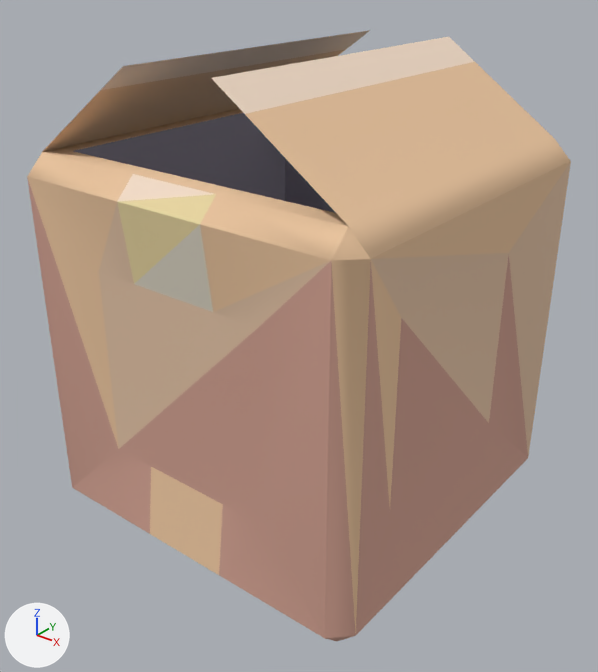
The glTF model example_game/world/props/box-open.prop/model.glb as it was, and as the next commit left it.
Before and after are seen from a 50 mm lens placed at (0.792, -1.008, 0.898), pointed at (0.012, -0.033, 0.294). The axes (+X, +Y, +Z) are drawn at lower left. The lights are the same throughout. The older version comes first. Vertices at exactly the same position are counted once.

Objects in the first picture: 'model'.
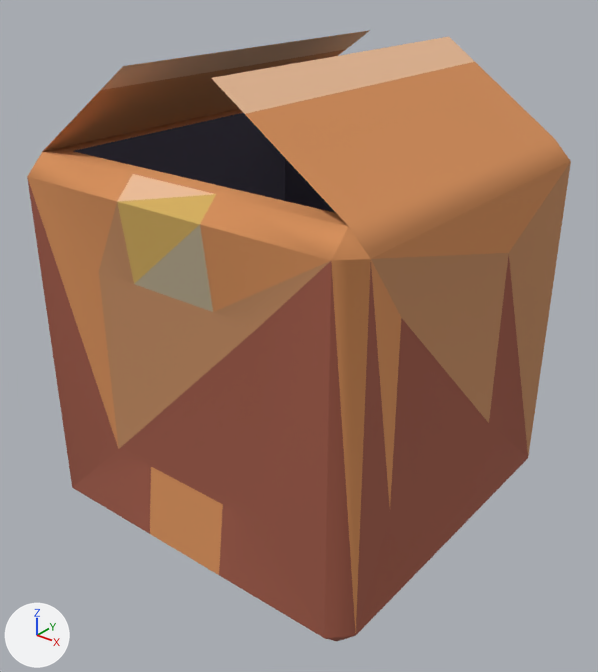
Pixel boxes [x1, y1, x2, y2] of what changed, in the pictures (598 x 672 px):
```json
{"part": 1, "of": "me_model", "change": "recoloured", "before": [27, 31, 571, 633], "after": [27, 31, 571, 633], "on screen": "beige to orange"}
{"part": 2, "of": "me_model", "change": "recoloured", "before": [27, 113, 528, 641], "after": [27, 113, 528, 641], "on screen": "beige to brown"}
```

The change, as JSON lines over the scene's bpy script:
```json
{"block": "me_model", "where": "me_model.from_pydata(...)  # 80 vertices, 140 faces; spans x -0.312..0.312, y -0.312..0.312, z -0.02..0.746"}
{"block": "me_model", "where": "# used by ob_model"}
{"block": "me_model", "change": "me_model part 1: 81 faces centred in x -0.302..0.302, y -0.307..0.307, z -0.02..0.734 are repainted in the vertex colours; the middle colour goes from beige #edc7a0 to orange #d9915a"}
{"block": "me_model", "change": "me_model part 2: 59 faces centred in x -0.302..0.302, y -0.307..0.307, z -0.02..0.418 are repainted in the vertex colours; the middle colour goes from beige #d0a090 to brown #a05a47"}
```
